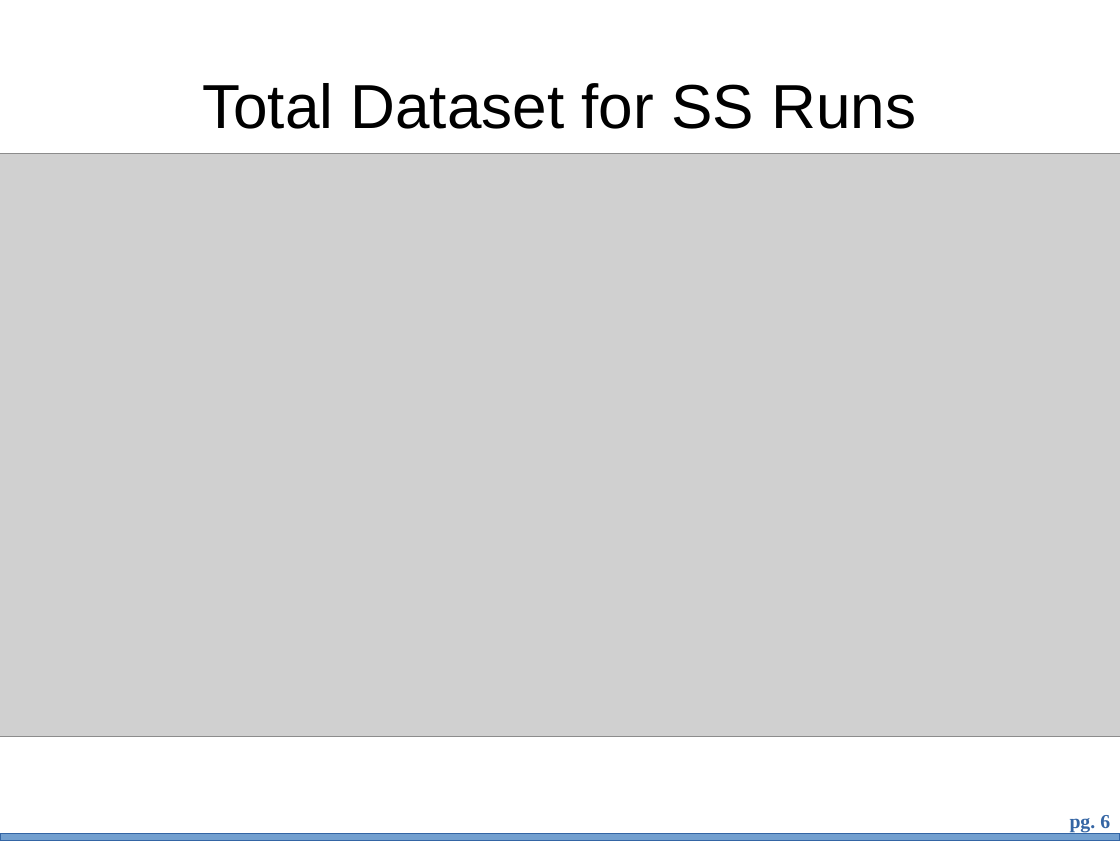
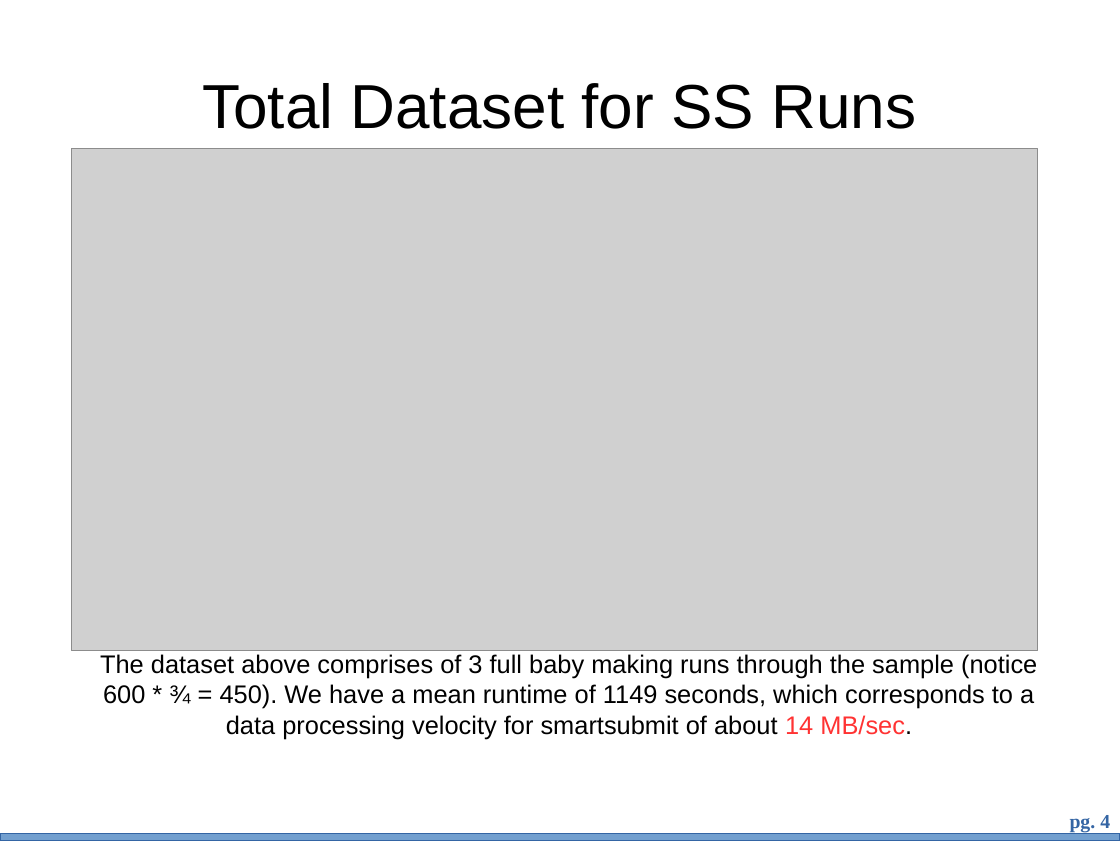
Before and after one commit to bth5032/smartsubmit, a slide deck: slide 4 of Presentations/benchmarking/bench.odp (slide 6 before the commit). Drawn at 1120x841 pixels with LibreOffice and Linux fonts; fonts in the diff are those of the drawing; grey boxes stand for pictures; background and template pictures are left out. Boxes give left, top, right and bottom in pixels: in the first picture for what was removed or moved away, otherwise in the second. Text is boxed around its words. In the diff, an @@ line names an element or a change of style, - is before the commit and + after.

```diff
--- a/Presentations/benchmarking/bench.odp
+++ b/Presentations/benchmarking/bench.odp
@@ picture: place and size @@
-picture at box(0, 153, 1120, 736)
+picture at box(71, 148, 1038, 650)
@@ text added at box(100, 654, 1037, 739), 18 pt, text #000000 @@
+The dataset above comprises of 3 full baby making runs through the sample (notice 600 * ¾ = 450). We have a mean runtime of 1149 seconds, which corresponds to a data processing velocity for smartsubmit of about 14 MB/sec.
@@ page number at box(1070, 815, 1110, 832): text changed @@
-pg. 6
+pg. 4
```
Also in this commit, not shown: 2 other slides changed, 3 slides added, 3 slides removed, 2 other files.
